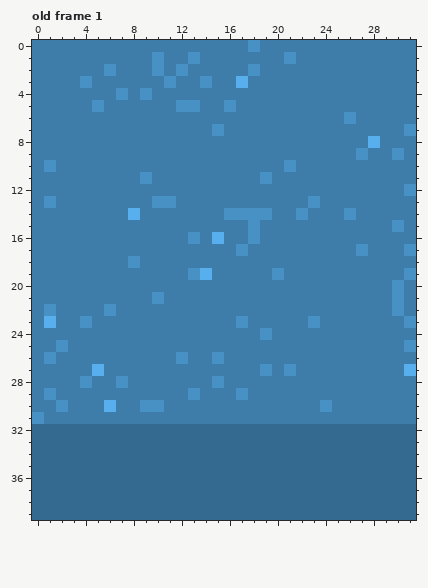
Pixel-art file: src/main/resources/sprites/water.aseprite. Above is the file before it was changed.
32x40 pixels, 1 frame. Colours within 5 levels of each other are drawn and written as one. Shown: old frame 1.
And afterwards:
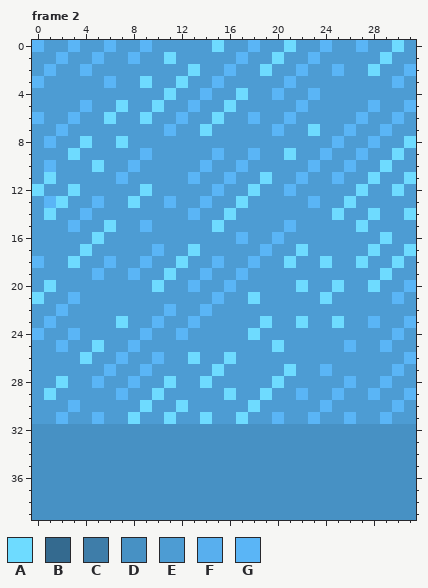
Palette (. is transparent): A #6edbff  B #346a8f  C #3e7da9  D #4791c4  E #4d9cd3  F #58afee  G #5ab5f6
A new or re-ordered frame is compared with the old frame closest to it.
Edits made:
frames 1 -> 2
Changed rows in their new state; - is an unchanged pixel.
Frame 2 is new; against old frame 1:
first column x 0:
 0 GEEGEEGEEGEEEEEAEEGEEAEEGEEGEEAE
 1 EEGEEGEEGEEAEEEEEGEEAEEGEEEEEAEE
 2 EGEEGEEEEEEEEAEEGEEAEEGEEGEEAEEG
 3 GEEEEEGEEAEEAEEGEEEEEGEEEEEEEEGE
 4 EEEEEEEEEEEAEEGEEAEEGEEGEEEEEEEE
 5 EEEEGEEAEEAEEGEEAEEEEEGEEEEEGEEG
 6 GEEGEEAEEAEEGEEAEEGEEGEEEEEGEEGE
 7 EEGEEEEEEEEGEEAEEEEEGEEAEEGEEGEE
 8 EGEEAEEAEEEEEEEEEEEEEEEEEGEEGEEA
 9 EEEAEEEEEGEEEEEGEEGEEAEEGEEGEEAE
10 EGEEEAEEGEEEEEGEEGEEEEEGEEGEEAEE
11 EAEEEEEGEEEEEGEEGEEAEEGEEGEEAEEA
12 AEEAEEEEEAEEEEEGEEAEEGEEEEEAEEAE
13 EGAEEGEEAEEGEEGEEAEEEEEGEEAEEEEE
14 EAEEGEEEEEEEEGEEAEEEEEEEEAEEAEEA
15 EEEGEEAEEGEEEEEAEEEEEGEEEEEAEEEE
16 EEEEEAEEEEEEEEEEEGEEGEEEEEEEEAEE
17 EEEEAEEEEEGEEAEEEEEGEEAEEEEEAEEA
18 GEEAEEGEEGEEAEEGEEGEEAEEAEEAEEAE
19 EEEEEGEEGEEAEEGEEGEEEEEEEEEEEAEE
20 EAEEEEEEEEAEEGEEGEEEEEAEEAEEAEEG
21 AEEGEEEEEEEEEEEGEEAEEEEEAEEEEEGE
22 EEGEEEEEEEEGEEGEEEEEEEEEEEEEEEEE
23 EGEEEEEAEEGEEGEEEEEAEEAEEAEEGEEG
24 GEEGEEEEEGEEGEEEEEAEEEEEEEEEEEGE
25 EEGEEAEEGEEEEEEEEEEEAEEEEEGEEGEE
26 EEEEAEEGEEGEEAEEAEEEEEEEEEEEEEEG
27 EEEEEEGEEGEEEEEAEEEEEAEEGEEEEEGE
28 EEAEEGEEGEEAEEAEEEEEAEEEEEGEEGEE
29 EAEEEEEGEEAEEEEEAEEAEEGEEGEEGEEG
30 EEEGEEEEEAEEAEEEEEAEEEEEGEEEEEGE
31 EEGEEGEEAEEAEEAEEAEEGEEGEEGEEGEE
32 DDDDDDDDDDDDDDDDDDDDDDDDDDDDDDDD
33 DDDDDDDDDDDDDDDDDDDDDDDDDDDDDDDD
34 DDDDDDDDDDDDDDDDDDDDDDDDDDDDDDDD
35 DDDDDDDDDDDDDDDDDDDDDDDDDDDDDDDD
36 DDDDDDDDDDDDDDDDDDDDDDDDDDDDDDDD
37 DDDDDDDDDDDDDDDDDDDDDDDDDDDDDDDD
38 DDDDDDDDDDDDDDDDDDDDDDDDDDDDDDDD
39 DDDDDDDDDDDDDDDDDDDDDDDDDDDDDDDD
